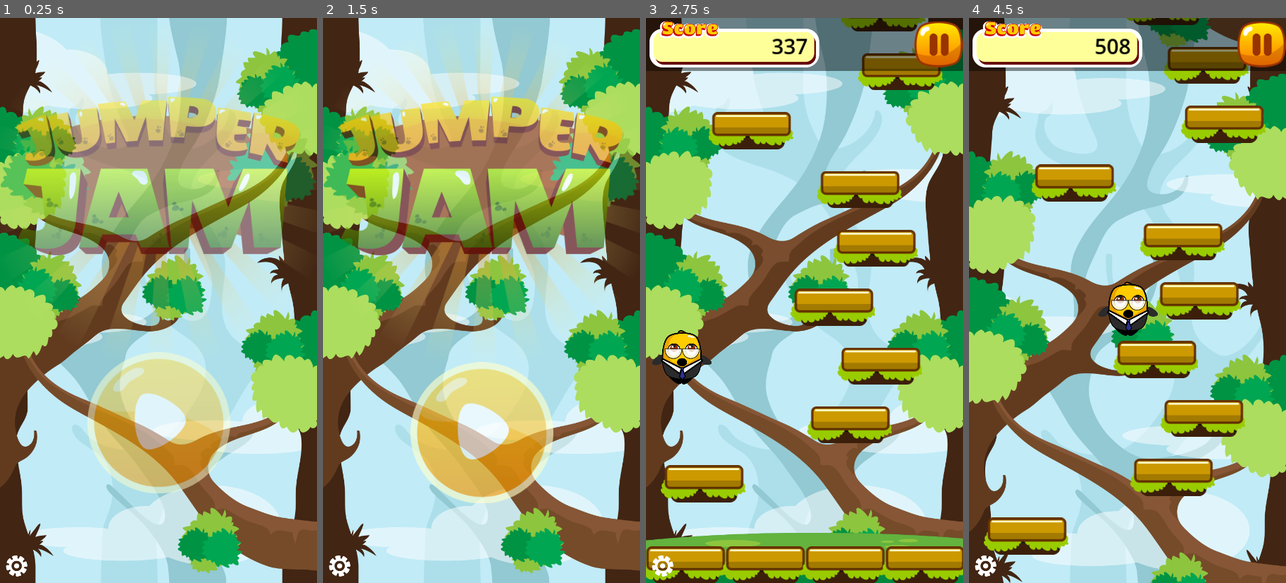
Above: before the commit, frames 1-4 (left to right).
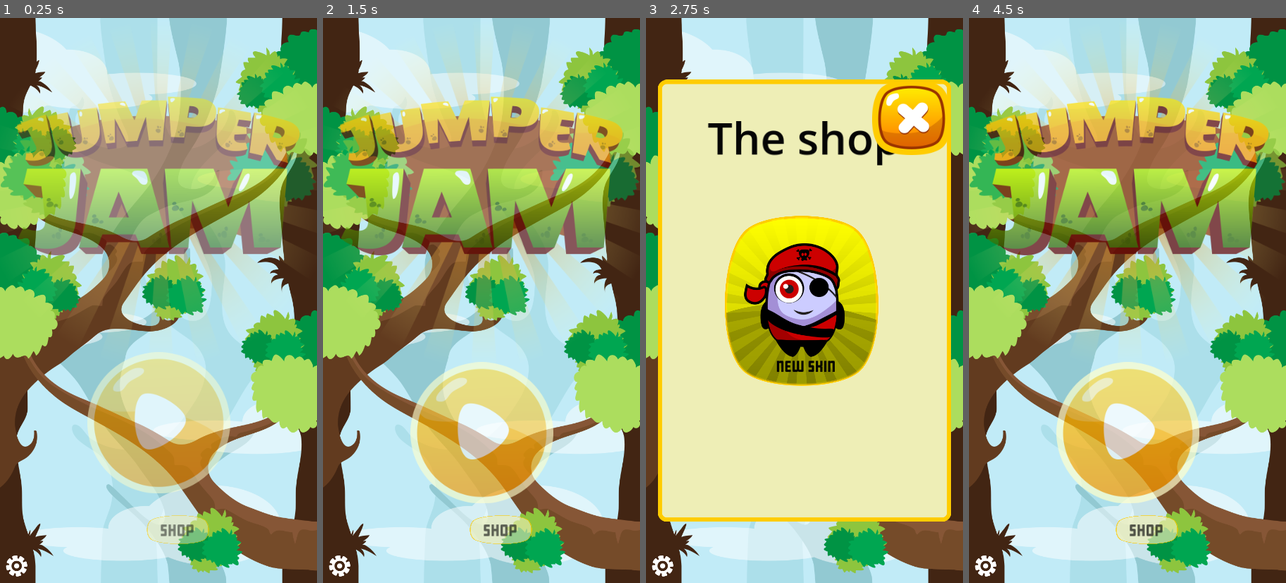
Above: after the commit, the same moments.

Repository: Nhanth123/jumper-mobile
Game: Godot game, scene res://scenes/main.tscn
Same seed, same stepped clock (60 frames per second), same inputs: the game is played once before the commit and once after it.
Inputs (mouse positions are in pixels of both pictures, inside the frame that each line leads up to; where the layout moved, square brackets give the same spot in the first picture):
- Up to frame 1 (0.25 s): no input
- Up to frame 2 (1.5 s): hold D (move_right) 0.53-1.25 s; click (500, 532) [481, 441] at 1.25 s
- Up to frame 3 (2.75 s): hold A (move_left) from 2.03 s (still down)
- Up to frame 4 (4.5 s): release A (move_left) at 2.75 s; click (1235, 119) at 2.77 s; hold D (move_right) 3.53-4.25 s; click (1127, 424) at 4.27 s

The runs differ from the first frame. In frame 1, 0.9% of the frame differs, in the area x 46-66%, y 88-94%; in frame 2, 0.9%; in frame 3, 90%, in the area x 0-100%, y 0-100%; in frame 4, 78%.

Commit message:
Feature: Implement Shop screen

Diff:
--- a/scenes/screens.tscn
+++ b/scenes/screens.tscn
@@ -1,10 +1,11 @@
-[gd_scene load_steps=7 format=3 uid="uid://q6hlw71fd0pg"]
+[gd_scene load_steps=8 format=3 uid="uid://q6hlw71fd0pg"]
 
 [ext_resource type="Script" path="res://scripts/screens.gd" id="1_42j5j"]
 [ext_resource type="Texture2D" uid="uid://ddpu0mc8wouu1" path="res://assets/textures/ui/gear.png" id="2_y7jwi"]
 [ext_resource type="PackedScene" uid="uid://cbd1kletb1dx" path="res://scenes/title_screen.tscn" id="3_mg3nv"]
 [ext_resource type="PackedScene" uid="uid://hfev5xno2qtw" path="res://scenes/pause_screen.tscn" id="4_gy7p2"]
 [ext_resource type="PackedScene" uid="uid://ci4umjq3vm86" path="res://scenes/game_over_screen.tscn" id="4_i8ulc"]
+[ext_resource type="PackedScene" uid="uid://sqst1sivmrw1" path="res://scenes/shop_screen.tscn" id="5_l5iba"]
 
 [sub_resource type="LabelSettings" id="LabelSettings_6x456"]
 
@@ -18,6 +19,8 @@
 [node name="PauseScreen" parent="." instance=ExtResource("4_gy7p2")]
 
 [node name="GameOverScreen" parent="." instance=ExtResource("4_i8ulc")]
+
+[node name="ShopScreen" parent="." instance=ExtResource("5_l5iba")]
 
 [node name="Debug" type="Control" parent="."]
 z_index = 1200
--- /dev/null
+++ b/scenes/shop_screen.tscn
@@ -0,0 +1,118 @@
+[gd_scene load_steps=10 format=3 uid="uid://sqst1sivmrw1"]
+
+[ext_resource type="Script" path="res://scripts/base_screen.gd" id="1_uvlgq"]
+[ext_resource type="Texture2D" uid="uid://70qnwfxe18ba" path="res://assets/textures/ui/Box01.png" id="2_flcvo"]
+[ext_resource type="PackedScene" uid="uid://18lt58l0qsu1" path="res://scenes/screen_button.tscn" id="3_tauoq"]
+[ext_resource type="Texture2D" uid="uid://clah80jdo5lva" path="res://assets/textures/ui/Closebtn2.png" id="4_0h1go"]
+[ext_resource type="Texture2D" uid="uid://duoi4we07s6kw" path="res://assets/textures/ui/Box04.png" id="5_7m0ly"]
+[ext_resource type="Texture2D" uid="uid://dkgo7viq0ruu2" path="res://assets/textures/character/Skin2Idle.png" id="6_iwbbi"]
+[ext_resource type="FontFile" uid="uid://duiwk4kr4wbr6" path="res://assets/font/wpa-gothic.ttf" id="7_mhs7g"]
+
+[sub_resource type="LabelSettings" id="LabelSettings_f84ix"]
+font_size = 75
+font_color = Color(0.0214346, 0.0214346, 0.0214346, 1)
+
+[sub_resource type="LabelSettings" id="LabelSettings_vdgvm"]
+font = ExtResource("7_mhs7g")
+font_size = 30
+font_color = Color(0.00351917, 0.00351917, 0.00351917, 1)
+
+[node name="ShopScreen" type="Control"]
+layout_mode = 3
+anchors_preset = 15
+anchor_right = 1.0
+anchor_bottom = 1.0
+grow_horizontal = 2
+grow_vertical = 2
+script = ExtResource("1_uvlgq")
+
+[node name="Box" type="TextureRect" parent="."]
+layout_mode = 1
+anchors_preset = 8
+anchor_left = 0.5
+anchor_top = 0.5
+anchor_right = 0.5
+anchor_bottom = 0.5
+offset_left = -250.0
+offset_top = -375.5
+offset_right = 250.0
+offset_bottom = 375.5
+grow_horizontal = 2
+grow_vertical = 2
+texture = ExtResource("2_flcvo")
+expand_mode = 1
+
+[node name="Title" type="Label" parent="Box"]
+layout_mode = 1
+anchors_preset = 5
+anchor_left = 0.5
+anchor_right = 0.5
+offset_left = -165.0
+offset_top = 46.0
+offset_right = 165.0
+offset_bottom = 149.0
+grow_horizontal = 2
+text = "The shop"
+label_settings = SubResource("LabelSettings_f84ix")
+
+[node name="ShopBack" parent="Box" instance=ExtResource("3_tauoq")]
+layout_mode = 1
+anchors_preset = 1
+anchor_left = 1.0
+anchor_right = 1.0
+offset_left = -135.0
+offset_right = 0.0
+offset_bottom = 128.0
+grow_horizontal = 0
+texture_normal = ExtResource("4_0h1go")
+ignore_texture_size = true
+stretch_mode = 0
+
+[node name="ShopPurchaseSkin" parent="Box" instance=ExtResource("3_tauoq")]
+layout_mode = 1
+anchors_preset = 8
+anchor_left = 0.5
+anchor_top = 0.5
+anchor_right = 0.5
+anchor_bottom = 0.5
+offset_left = -136.0
+offset_top = -144.5
+offset_right = 126.0
+offset_bottom = 144.5
+grow_horizontal = 2
+grow_vertical = 2
+texture_normal = ExtResource("5_7m0ly")
+ignore_texture_size = true
+stretch_mode = 0
+
+[node name="TextureRect" type="TextureRect" parent="Box/ShopPurchaseSkin"]
+layout_mode = 1
+anchors_preset = 8
+anchor_left = 0.5
+anchor_top = 0.5
+anchor_right = 0.5
+anchor_bottom = 0.5
+offset_left = -107.0
+offset_top = -122.5
+offset_right = 101.0
+offset_bottom = 122.5
+grow_horizontal = 2
+grow_vertical = 2
+texture = ExtResource("6_iwbbi")
+expand_mode = 1
+
+[node name="Label" type="Label" parent="Box/ShopPurchaseSkin"]
+layout_mode = 1
+anchors_preset = 7
+anchor_left = 0.5
+anchor_top = 1.0
+anchor_right = 0.5
+anchor_bottom = 1.0
+offset_left = -77.5
+offset_top = -50.0
+offset_right = 95.5
+grow_horizontal = 2
+grow_vertical = 0
+text = "NEW SKIN"
+label_settings = SubResource("LabelSettings_vdgvm")
+horizontal_alignment = 1
--- a/scenes/title_screen.tscn
+++ b/scenes/title_screen.tscn
@@ -1,9 +1,16 @@
-[gd_scene load_steps=8 format=3 uid="uid://cbd1kletb1dx"]
+[gd_scene load_steps=11 format=3 uid="uid://cbd1kletb1dx"]
 
 [ext_resource type="Script" path="res://scripts/base_screen.gd" id="1_due0j"]
 [ext_resource type="Texture2D" uid="uid://ckmxeopm61vfv" path="res://assets/textures/ui/BigLogo.png" id="1_ha2h7"]
 [ext_resource type="PackedScene" uid="uid://18lt58l0qsu1" path="res://scenes/screen_button.tscn" id="2_tlk2o"]
 [ext_resource type="Texture2D" uid="uid://duudg6ct754ji" path="res://assets/textures/ui/PlayBtn.png" id="3_wxkjb"]
+[ext_resource type="Texture2D" uid="uid://3s4s8lgt5qb0" path="res://assets/textures/ui/Box02.png" id="5_3j6qd"]
+[ext_resource type="FontFile" uid="uid://duiwk4kr4wbr6" path="res://assets/font/wpa-gothic.ttf" id="6_3jo3a"]
+
+[sub_resource type="LabelSettings" id="LabelSettings_45pbd"]
+font = ExtResource("6_3jo3a")
+font_size = 32
+font_color = Color(0.0562916, 0.0562916, 0.0562916, 1)
 
 [sub_resource type="Animation" id="Animation_bkgcs"]
 length = 0.001
@@ -96,6 +103,39 @@
 grow_vertical = 2
 texture_normal = ExtResource("3_wxkjb")
 
+[node name="TitleShop" parent="Control" instance=ExtResource("2_tlk2o")]
+layout_mode = 1
+anchors_preset = 8
+anchor_left = 0.5
+anchor_top = 0.5
+anchor_right = 0.5
+anchor_bottom = 0.5
+offset_left = -20.0
+offset_top = 365.0
+offset_right = 86.0
+offset_bottom = 414.0
+grow_horizontal = 2
+grow_vertical = 2
+texture_normal = ExtResource("5_3j6qd")
+ignore_texture_size = true
+stretch_mode = 0
+
+[node name="Label" type="Label" parent="Control/TitleShop"]
+layout_mode = 1
+anchors_preset = 8
+anchor_left = 0.5
+anchor_top = 0.5
+anchor_right = 0.5
+anchor_bottom = 0.5
+offset_left = -29.0
+offset_top = -17.0
+offset_right = 29.0
+offset_bottom = 17.0
+grow_horizontal = 2
+grow_vertical = 2
+text = "SHOP"
+label_settings = SubResource("LabelSettings_45pbd")
+
 [node name="AnimationPlayer" type="AnimationPlayer" parent="."]
 libraries = {
 "": SubResource("AnimationLibrary_42aw2")
--- a/scripts/main.gd
+++ b/scripts/main.gd
@@ -11,6 +11,9 @@
 	game.player_died.connect(_on_game_player_died)
 	screens.delete_level.connect(_on_screens_delete_level)
 	game.pause_game.connect(_on_game_pause_game)
+
+	# IAP signals
+	screens.purchase_skin.connect(_on_screens_purchase_skin)
 
 func _on_window_event(event):
 	print("New windows event: " + str(event))
@@ -45,3 +48,7 @@
 func _on_game_pause_game():
 	get_tree().paused = true
 	screens.pause_game()
+
+func _on_screens_purchase_skin():
+	if game.new_skin_unlocked == false:
+		game.new_skin_unlocked = true
--- a/scripts/screens.gd
+++ b/scripts/screens.gd
@@ -2,11 +2,14 @@
 
 signal start_game
 signal delete_level
+signal purchase_skin
 
 @onready var console  = $Debug/ConsoleLog
 @onready var title_screen  = $TitleScreen
 @onready var pause_screen = $PauseScreen
 @onready var game_over_screen = $GameOverScreen
+@onready var shop_screen = $ShopScreen
+
 @onready var game_over_score_label = $GameOverScreen/Box/ScoreLabel
 @onready var game_over_high_score_label = $GameOverScreen/Box/ScoreLabel
 
@@ -36,6 +39,8 @@
 			change_screen(null)
 			await(get_tree().create_timer(0.5).timeout)
 			start_game.emit()
+		"TitleShop":
+			change_screen(shop_screen)
 		"PauseText":
 			print("Pause retry")
 			change_screen(game_over_screen)
@@ -59,6 +64,10 @@
 		"GameOverBack":
 			change_screen(title_screen)
 			delete_level.emit()
+		"ShopBack":
+			change_screen(title_screen)
+		"ShopPurchaseSkin":
+			purchase_skin.emit()
 
 func _on_toggle_console_pressed():
 	console.visible = !console.visible
Binary file added: assets/font/wpa-gothic.ttf
